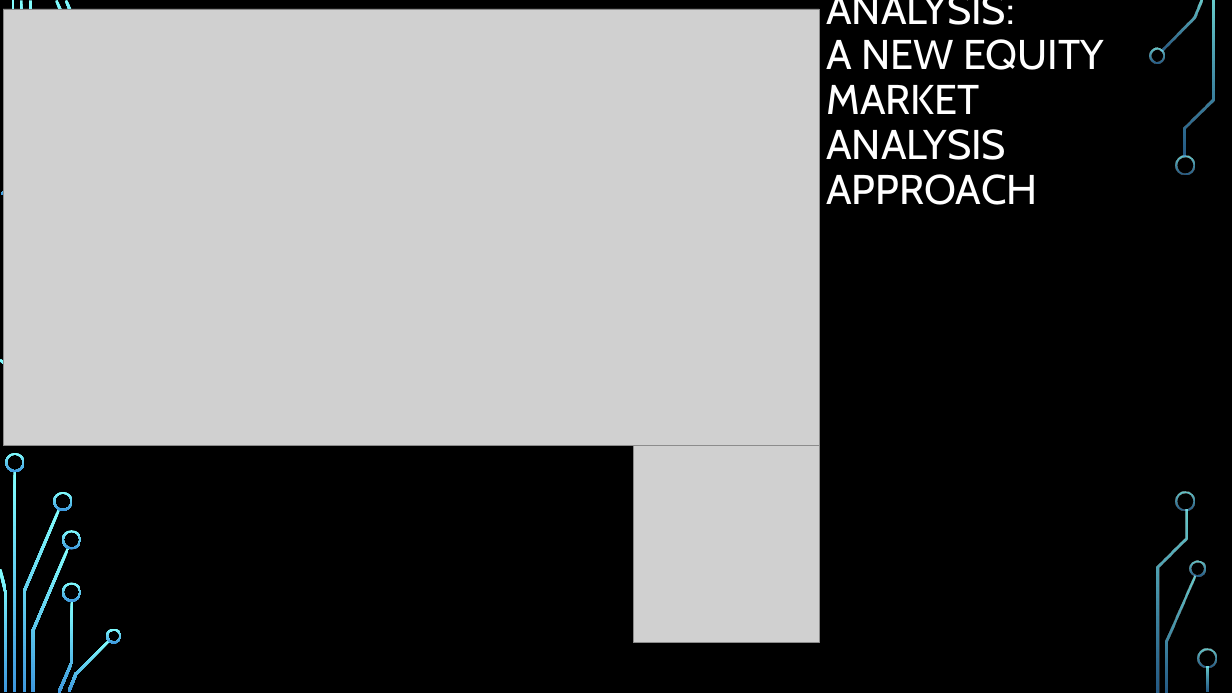
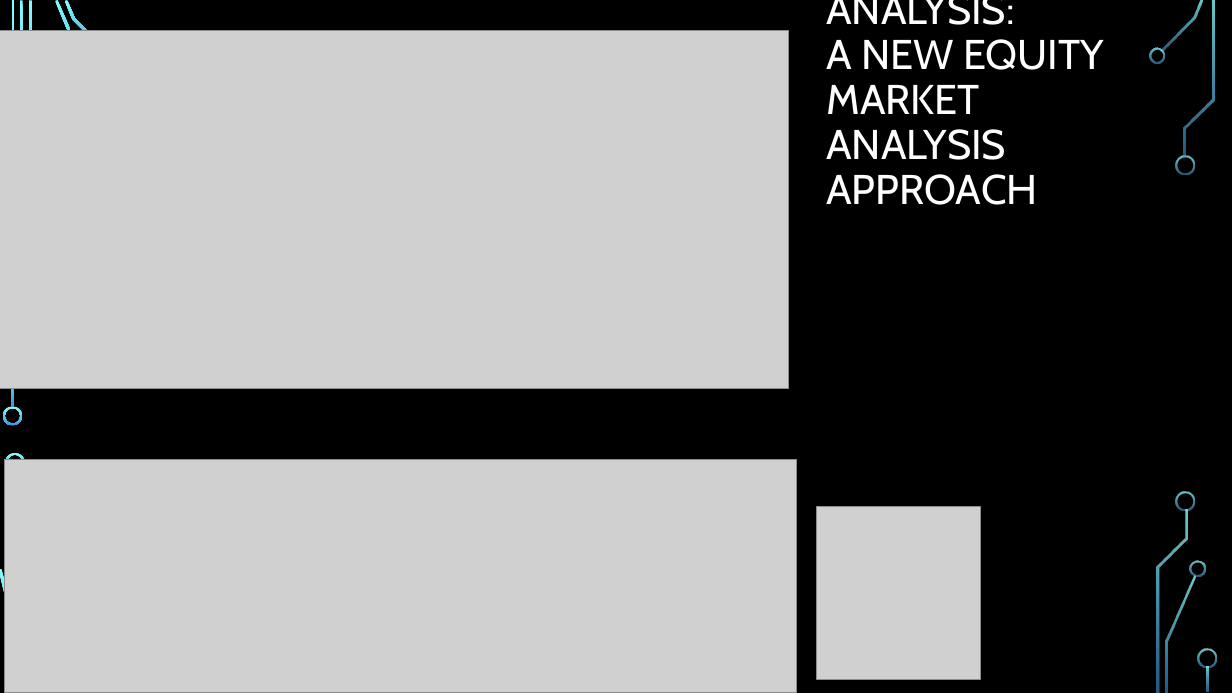
Before and after one commit to djserna/7330-Group-Project, a slide deck: slide 16 of Presentation/MSDS_7330_Group_Project_Presentation.pptx. Drawn at 1232x693 pixels with LibreOffice and Linux fonts; fonts in the diff are those of the drawing; grey boxes stand for pictures; background and template pictures are left out. Boxes give left, top, right and bottom in pixels: in the first picture for what was removed or moved away, otherwise in the second. Text is boxed around its words. In the diff, an @@ line names an element or a change of style, - is before the commit and + after.

```diff
--- a/Presentation/MSDS_7330_Group_Project_Presentation.pptx
+++ b/Presentation/MSDS_7330_Group_Project_Presentation.pptx
@@ picture: place and size @@
-picture at box(3, 9, 819, 446)
+picture at box(0, 30, 788, 389)
@@ picture added at box(5, 460, 798, 693) @@
@@ picture: place and size @@
-picture at box(633, 445, 819, 642)
+picture at box(817, 507, 981, 680)
@@ group removed at box(4, 220, 122, 691): 6 freeform shapes @@
```
Also in this commit, not shown: 3 other slides changed, 1 slide added.
